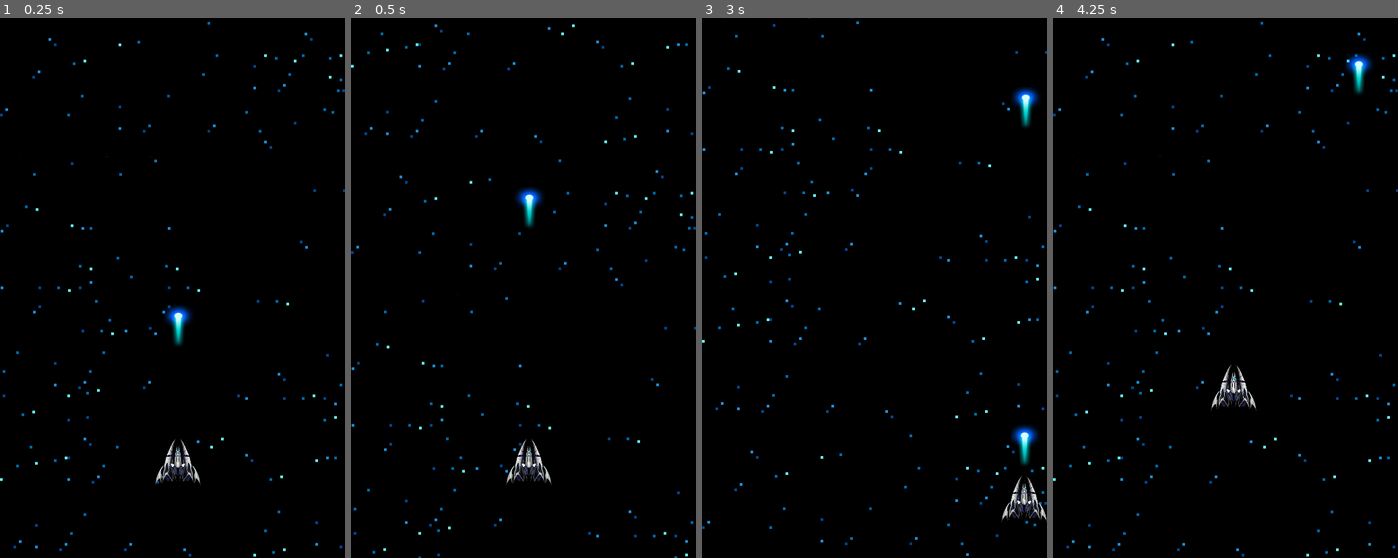
Above: before the commit, frames 1-4 (left to right).
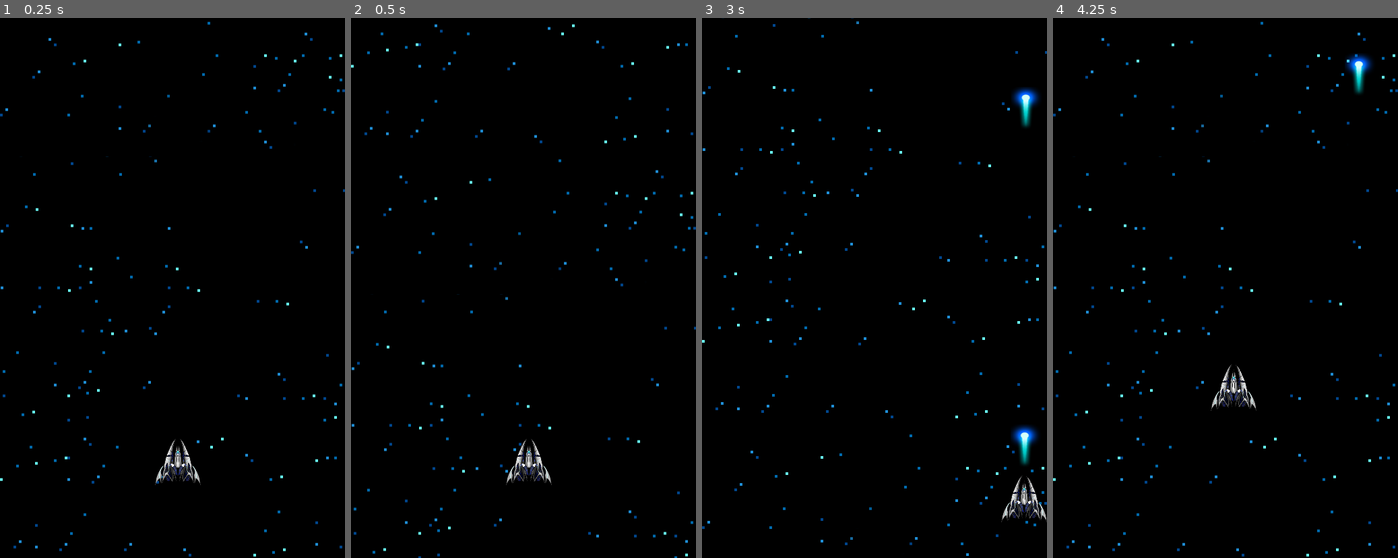
Above: after the commit, the same moments.

Repository: tiagoskaterock/godot-nave2d
Game: Godot game, scene res://scenes/Game.tscn
The game is run twice, just before and just after one commit, with the same random seed, the same clock (stepped at 60 frames per second) and the same inputs.
Inputs:
- Up to frame 1 (0.25 s): no input
- Up to frame 2 (0.5 s): no input
- Up to frame 3 (3 s): hold D (go_right) 0.53-1.28 s; tap Keypad 2 (shoot) every 0.75 s from 0.6 to 2.85 s; hold S (go_down) 1.28-2.03 s; hold D (go_right) 2.03-2.78 s; hold W (go_up) from 2.78 s (still down)
- Up to frame 4 (4.25 s): release W (go_up) at 3.53 s; hold A (go_left) from 3.53 s (still down); tap Keypad 2 (shoot) at 3.6 s

The runs differ from the first frame. In frame 1, 0.4% of the frame differs, in the area x 47-56%, y 53-61%; in frame 2, 0.4%, in the area x 47-56%, y 31-39%; in frame 3, less than 0.1%; in frame 4, less than 0.1%.

Commit message:
136. Position2D

Diff:
--- a/scenes/Game.tscn
+++ b/scenes/Game.tscn
@@ -1,14 +1,13 @@
-[gd_scene load_steps=7 format=2]
+[gd_scene load_steps=6 format=2]
 
 [ext_resource path="res://scenes/Player.tscn" type="PackedScene" id=1]
-[ext_resource path="res://recursos/fundo.png" type="Texture" id=2]
-[ext_resource path="res://scenes/Limit.tscn" type="PackedScene" id=3]
-[ext_resource path="res://scenes/Laser.tscn" type="PackedScene" id=4]
+[ext_resource path="res://scenes/LimitGroup.tscn" type="PackedScene" id=2]
+[ext_resource path="res://scenes/SpaceGroup.tscn" type="PackedScene" id=3]
 
 [sub_resource type="Animation" id=1]
 length = 0.001
 tracks/0/type = "value"
-tracks/0/path = NodePath("Space:position")
+tracks/0/path = NodePath("SpaceGroup/Space:position")
 tracks/0/interp = 1
 tracks/0/loop_wrap = true
 tracks/0/imported = false
@@ -20,7 +19,7 @@
 "values": [ Vector2( 0, -2 ) ]
 }
 tracks/1/type = "value"
-tracks/1/path = NodePath("Space2:position")
+tracks/1/path = NodePath("SpaceGroup/Space2:position")
 tracks/1/interp = 1
 tracks/1/loop_wrap = true
 tracks/1/imported = false
@@ -37,7 +36,7 @@
 loop = true
 step = 0.5
 tracks/0/type = "value"
-tracks/0/path = NodePath("Space:position")
+tracks/0/path = NodePath("SpaceGroup/Space:position")
 tracks/0/interp = 1
 tracks/0/loop_wrap = true
 tracks/0/imported = false
@@ -49,7 +48,7 @@
 "values": [ Vector2( 0, -2 ), Vector2( 0, 813 ) ]
 }
 tracks/1/type = "value"
-tracks/1/path = NodePath("Space2:position")
+tracks/1/path = NodePath("SpaceGroup/Space2:position")
 tracks/1/interp = 1
 tracks/1/loop_wrap = true
 tracks/1/imported = false
@@ -63,37 +62,14 @@
 
 [node name="Game" type="Node2D"]
 
-[node name="Space" type="Sprite" parent="."]
-position = Vector2( 0, -2 )
-texture = ExtResource( 2 )
-centered = false
-
-[node name="Space2" type="Sprite" parent="."]
-position = Vector2( 0, -818 )
-texture = ExtResource( 2 )
-centered = false
+[node name="SpaceGroup" parent="." instance=ExtResource( 3 )]
 
 [node name="AnimationPlayer" type="AnimationPlayer" parent="."]
 autoplay = "move"
 anims/RESET = SubResource( 1 )
 anims/move = SubResource( 2 )
 
-[node name="Limits" type="Node2D" parent="."]
-
-[node name="LimitLeft" parent="Limits" instance=ExtResource( 3 )]
-position = Vector2( -512, 0 )
-
-[node name="Laser" parent="Limits/LimitLeft" instance=ExtResource( 4 )]
-position = Vector2( 776, 632 )
-
-[node name="LimitRight" parent="Limits" instance=ExtResource( 3 )]
-position = Vector2( 512, 0 )
-
-[node name="LimitTop" parent="Limits" instance=ExtResource( 3 )]
-position = Vector2( 0, -800 )
-
-[node name="LimitBottom" parent="Limits" instance=ExtResource( 3 )]
-position = Vector2( 8, 804 )
+[node name="LimitGroup" parent="." instance=ExtResource( 2 )]
 
 [node name="Player" parent="." instance=ExtResource( 1 )]
 position = Vector2( 264, 656 )
--- /dev/null
+++ b/scenes/LimitGroup.tscn
@@ -0,0 +1,17 @@
+[gd_scene load_steps=2 format=2]
+
+[ext_resource path="res://scenes/Limit.tscn" type="PackedScene" id=1]
+
+[node name="LimitGroup" type="Node2D"]
+
+[node name="LimitLeft" type="StaticBody2D" parent="." instance=ExtResource( 1 )]
+position = Vector2( -512, 0 )
+
+[node name="LimitRight" type="StaticBody2D" parent="." instance=ExtResource( 1 )]
+position = Vector2( 512, 0 )
+
+[node name="LimitTop" type="StaticBody2D" parent="." instance=ExtResource( 1 )]
+position = Vector2( 0, -800 )
+
+[node name="LimitBottom" type="StaticBody2D" parent="." instance=ExtResource( 1 )]
+position = Vector2( 8, 804 )
--- /dev/null
+++ b/scenes/SpaceGroup.tscn
@@ -0,0 +1,15 @@
+[gd_scene load_steps=2 format=2]
+
+[ext_resource path="res://recursos/fundo.png" type="Texture" id=1]
+
+[node name="SpaceGroup" type="Node2D"]
+
+[node name="Space" type="Sprite" parent="."]
+position = Vector2( 0, 800.841 )
+texture = ExtResource( 1 )
+centered = false
+
+[node name="Space2" type="Sprite" parent="."]
+position = Vector2( 0, -15.1587 )
+texture = ExtResource( 1 )
+centered = false
